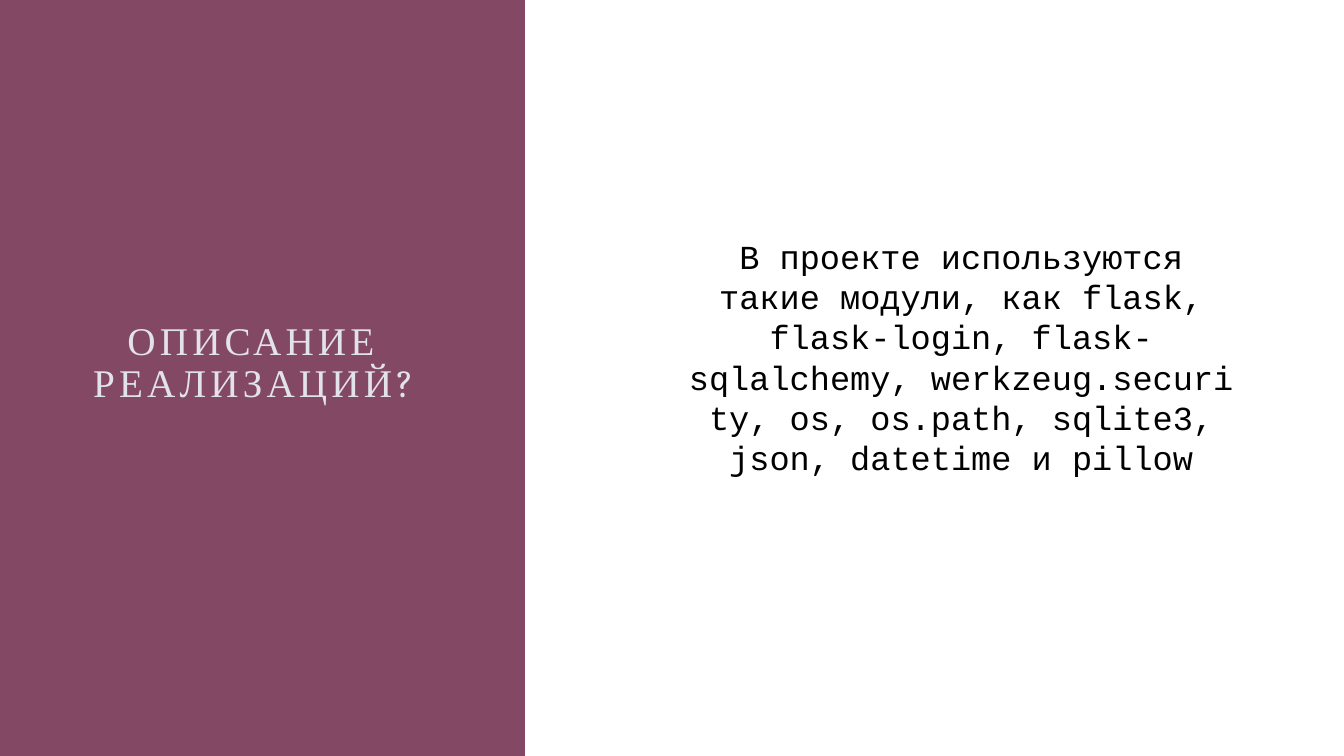
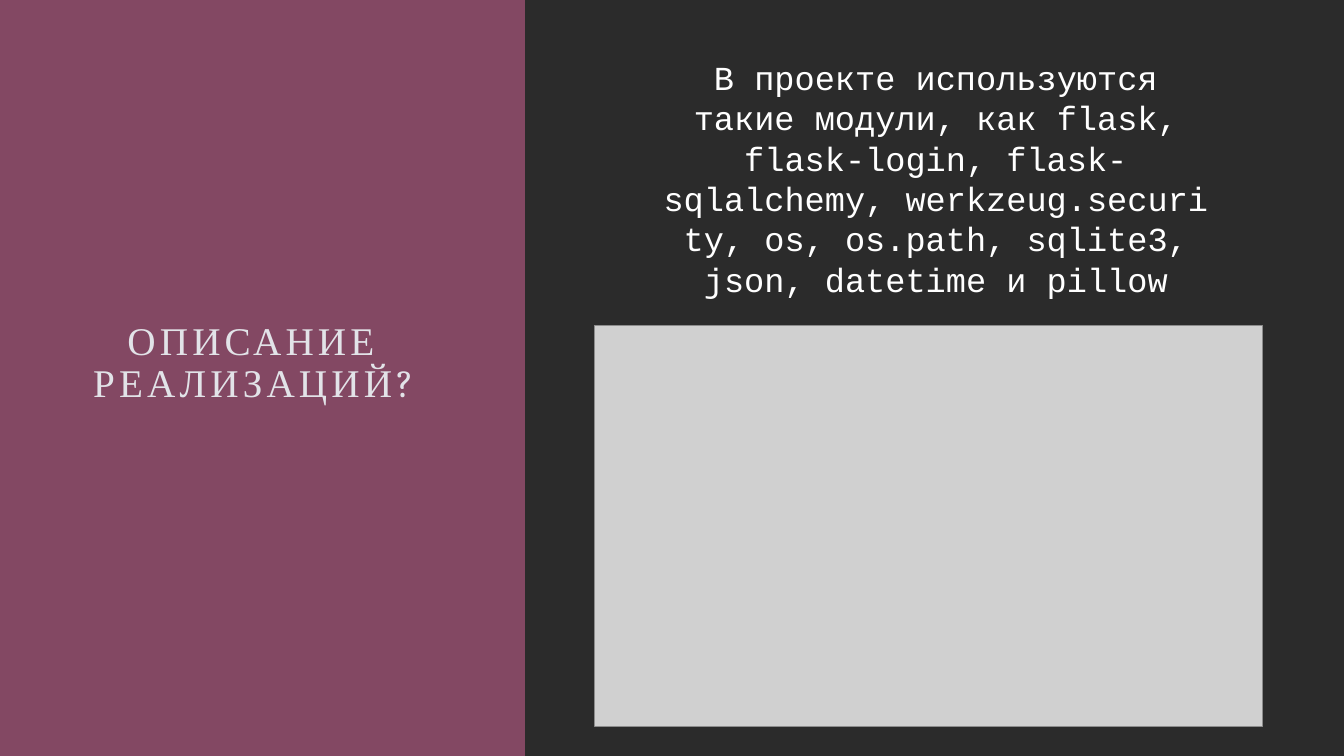
Before and after one commit to Def4ultxD/web, a slide deck: slide 4 of web/Презентация 2 (5).pptx. Drawn at 1344x756 pixels with LibreOffice and Linux fonts; fonts in the diff are those of the drawing; grey boxes stand for pictures; background and template pictures are left out; a plain dark background stands for a picture behind light text. Boxes give left, top, right and bottom in pixels: in the first picture for what was removed or moved away, otherwise in the second. Text is boxed around its words. In the diff, an @@ line names an element or a change of style, - is before the commit and + after.

```diff
--- a/web/Презентация 2 (5).pptx
+++ b/web/Презентация 2 (5).pptx
@@ rectangle added at [0,0,1344,756], fill #FFFFFF @@
@@ text "В проекте используются такие модули, ...": place and size @@
-text "В проекте используются такие модули, ..." at [689,247,1234,477]
+text "В проекте используются такие модули, ..." at [664,68,1209,299]
@@ text "В проекте используются такие модули, ..." at [664,68,1209,299]: text colour #000000 to #FFFFFF @@
@@ picture added at [595,326,1263,727] @@
```
Also in this commit, not shown: 6 other slides changed, 1 slide added, 1 slide removed.
